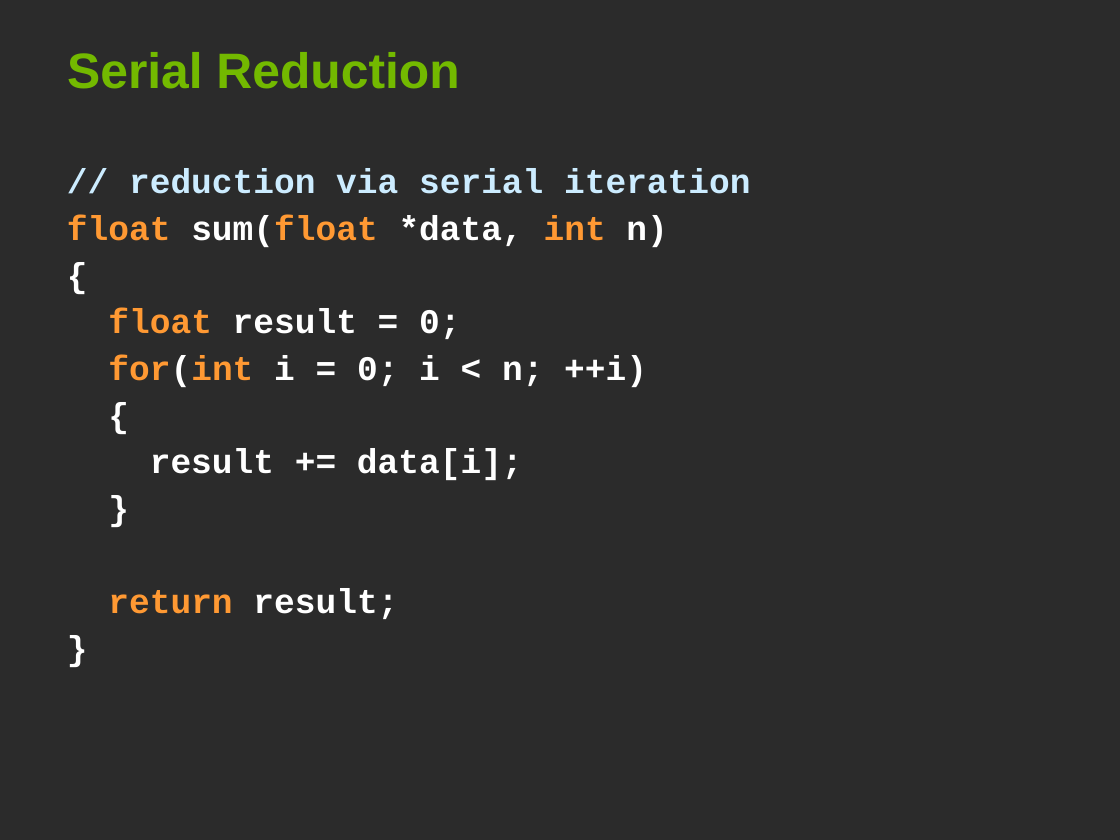
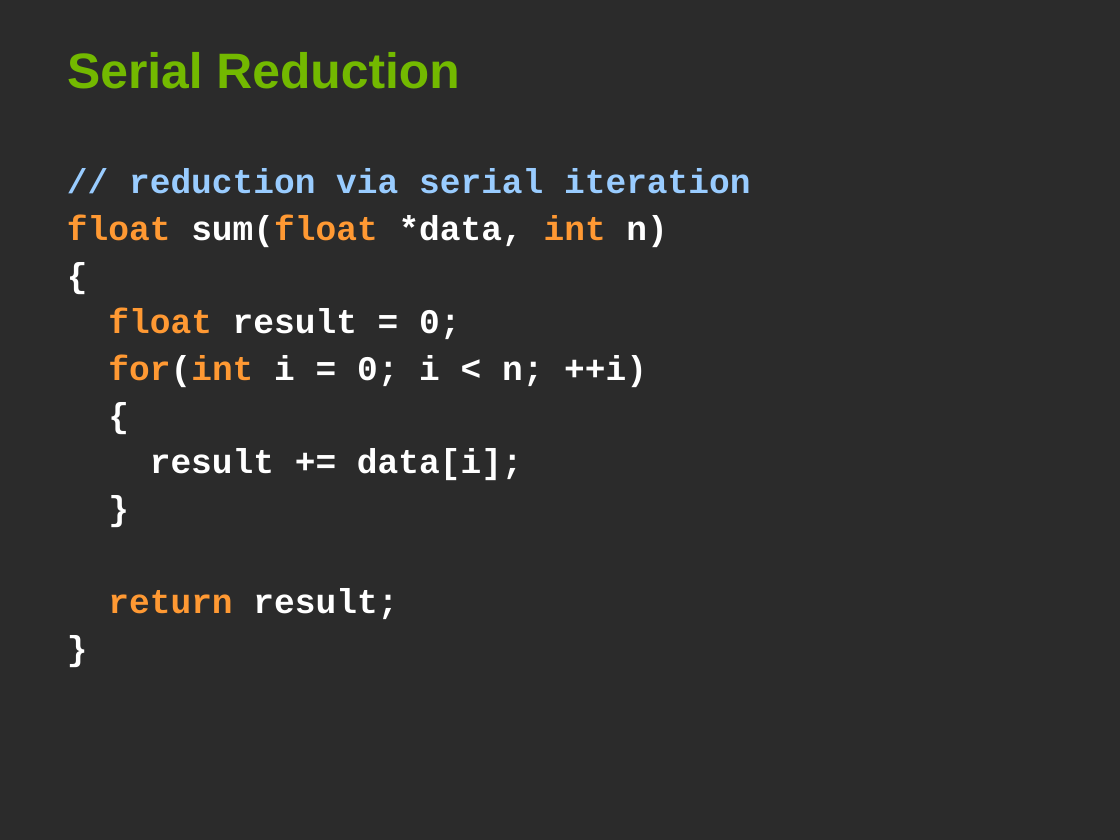
Before and after one commit to deeperlearning/stanford-cs193g-sp2010, a slide deck: slide 14 of lectures/lecture_6/parallel_patterns_1.ppt (slide 8 before the commit). Drawn at 1120x840 pixels with LibreOffice and Linux fonts; fonts in the diff are those of the drawing; background and template pictures are left out; a plain dark background stands for a picture behind light text. Boxes give left, top, right and bottom in pixels: in the first picture for what was removed or moved away, otherwise in the second. Text is boxed around its words. In the diff, an @@ line names an element or a change of style, - is before the commit and + after.

```diff
--- a/lectures/lecture_6/parallel_patterns_1.ppt
+++ b/lectures/lecture_6/parallel_patterns_1.ppt
@@ text at box(129, 168, 750, 194): text colour #CCECFF to #99CCFF in "// reduction via serial iteration" @@
```
Also in this commit, not shown: 12 other slides changed, 21 slides added, 3 slides removed, 1 other file.
